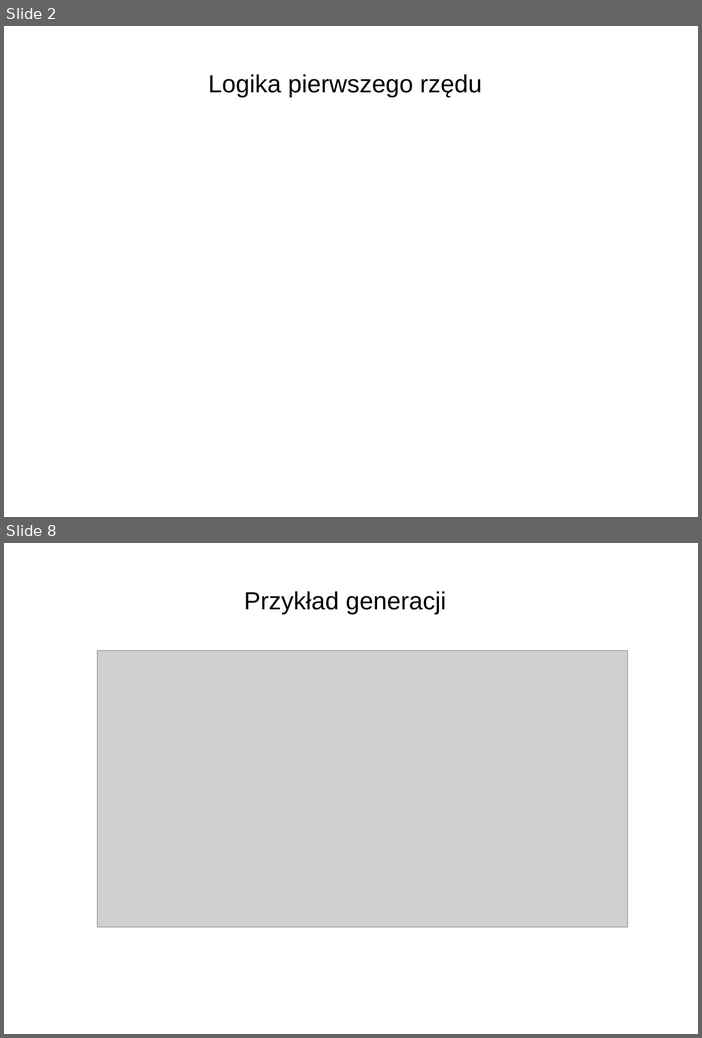
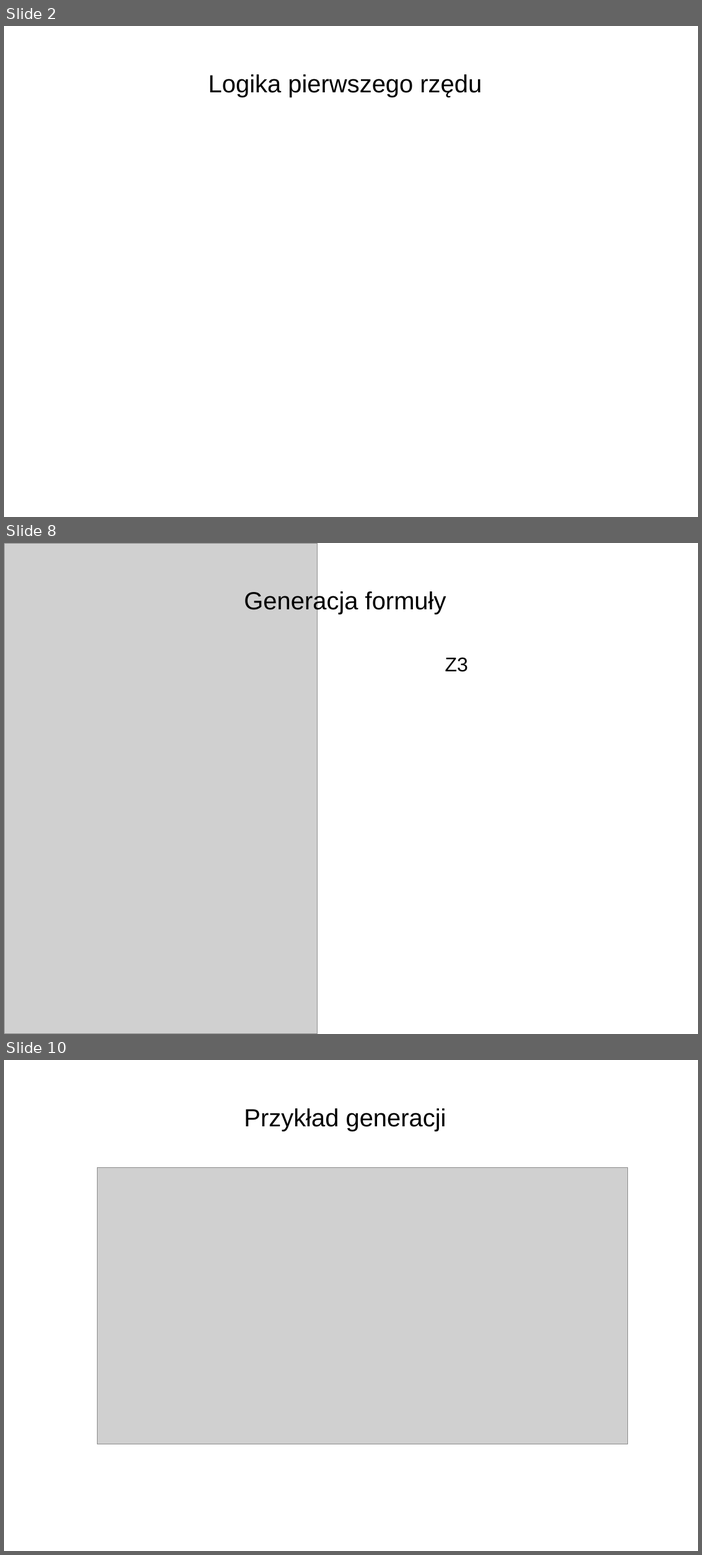
Before and after one commit to Mateusz-Grzelinski/set-research-documentation, a slide deck: bachelor.odp. Shown one above the other, each under a label of ours: slides 2 and 8 before the commit, slides 2, 8 and 10 after it; the slides between them are not shown. The pictures are 702x1038 and 702x1555 pixels, drawn with LibreOffice and Linux fonts; fonts in the diff are those of the drawing; grey boxes stand for pictures; background and template pictures are left out. Boxes give left, top, right and bottom in pixels: in the first picture for what was removed or moved away, otherwise in the second. Text is boxed around its words. In the diff, an @@ line names an element or a change of style, - is before the commit and + after.

```diff
--- a/bachelor.odp
+++ b/bachelor.odp
@@ slide 8 added at [4,543,698,1034], background picture (left out) @@
@@ picture added at [5,543,318,1034] @@
@@ title added at [244,589,447,614], 30 pt, text #000000 @@
+Generacja formuły
@@ text added at [445,657,468,672], 24 pt, text #000000 @@
+Z3
@@ what was slide 8 is now slide 10 @@
```
Also in this commit, not shown: 2 slides changed, 4 other slides added, 3 slides removed, 17 other files.
